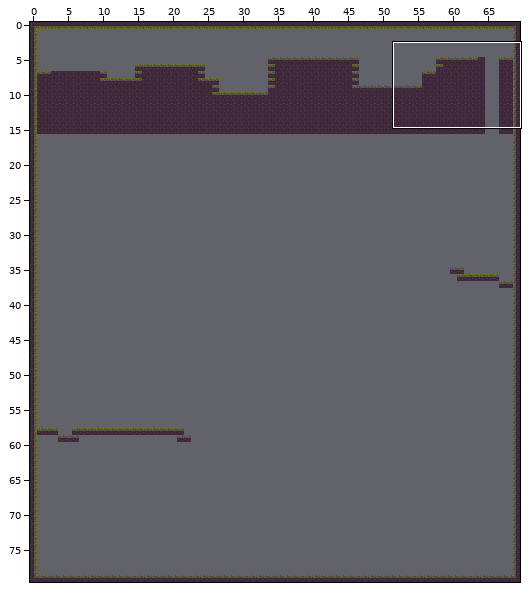
Two states of a Tiled map, mapa/n_1.tmx. The first picture is a wide view before the edit; the outline marks the close-up.
Close-up. Old version:
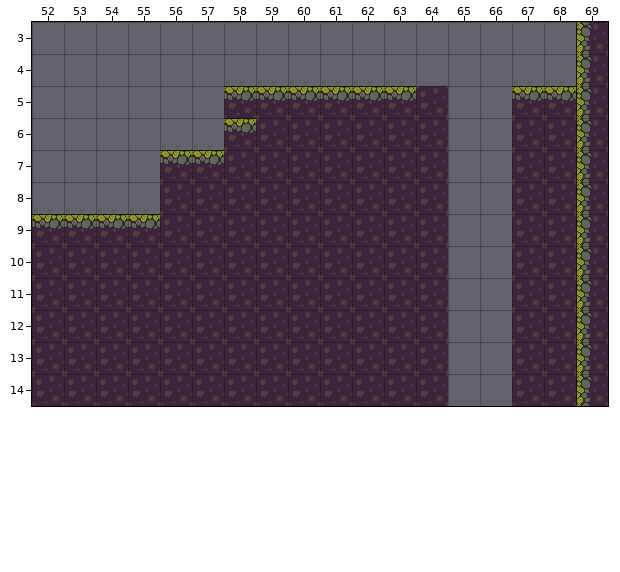
Cells are 32x32 px. Shown: x 52..69, y 3..14. The commit also changed other parts of the map, which this record leaves out.
After the commit:
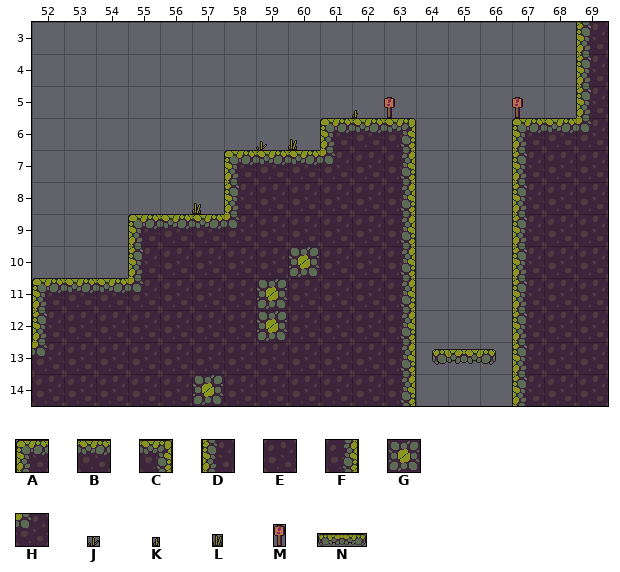
Key: from "patrons": A 0 "Tile_01", B 1 "Tile_02", C 2 "Tile_03", D 10 "Tile_11", E 11 "Tile_12", F 12 "Tile_13", G 14 "Tile_15", H 25 "Tile_26", J 79 "6", K 82 "9", L 83 "10", M 97 "8", N 112 "pixil-frame-0 (44)".
_ is an empty cell, . an unchanged one.
Objects are placed by their top-left corner, in cells (3,4 is the top-left corner of cell 3,4); size is 1x1 cell unless given.
Changes in this commit:
--- layer "principal"
@@ x 52..69 @@
- 5 ......BBBBBBE..BB.
- 6 ......BEEEEEE..EED
- 7 ....BBEEEE.EE..E.D
- 8 ....EEE....EE..E.D
- 9 BBBBEEE....EE..E.D
-10 EEEE.......EE..E.D
-11 EEEE.......EE..E.D
-12 E..........EE..E.D
-13 E..........EE..E.D
-14 ...........EE..E.D
+ 5 ......_______..__.
+ 6 ......___ABC_..ABH
+ 7 ....__ABBH.F_..D.E
+ 8 ....__D....F_..D.E
+ 9 ___ABBH....F_..D.E
+10 ___D.......F_..D.E
+11 ABBH.......F_..D.E
+12 D..........F_..D.E
+13 H..........F_..D.E
+14 ...........F_..D.E
--- layer "davant"
@@ x 59..67 @@
- 5 ...__..._
- 6 __.......
+ 5 ...KM...M
+ 6 JL.......
@@ x 57..57 @@
- 8 _
+ 8 L
@@ x 59..60 @@
-10 ._
-11 _.
-12 _.
+10 .G
+11 G.
+12 G.
@@ x 57..57 @@
-14 _
+14 G
--- layer "ascensors"
+N "pujabaixa" at 64.5,13.2 size 2x0.5
Where, in picture pixels (left, top, right, bottom), the same in both close-ups:
changed: (32, 86, 496, 406)
changed: (512, 86, 591, 406)
